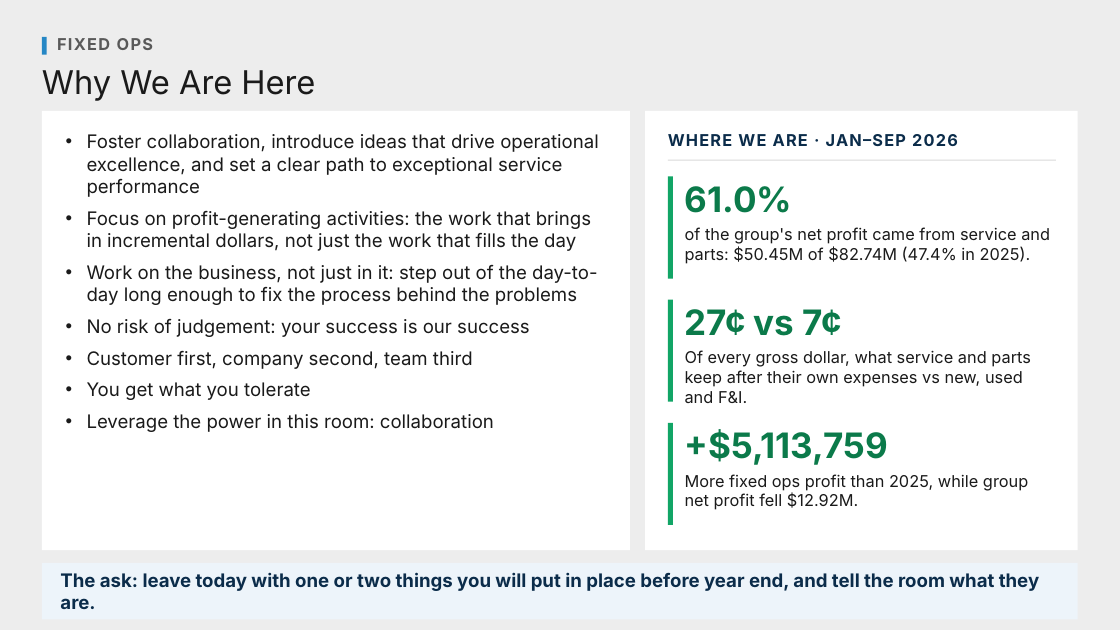
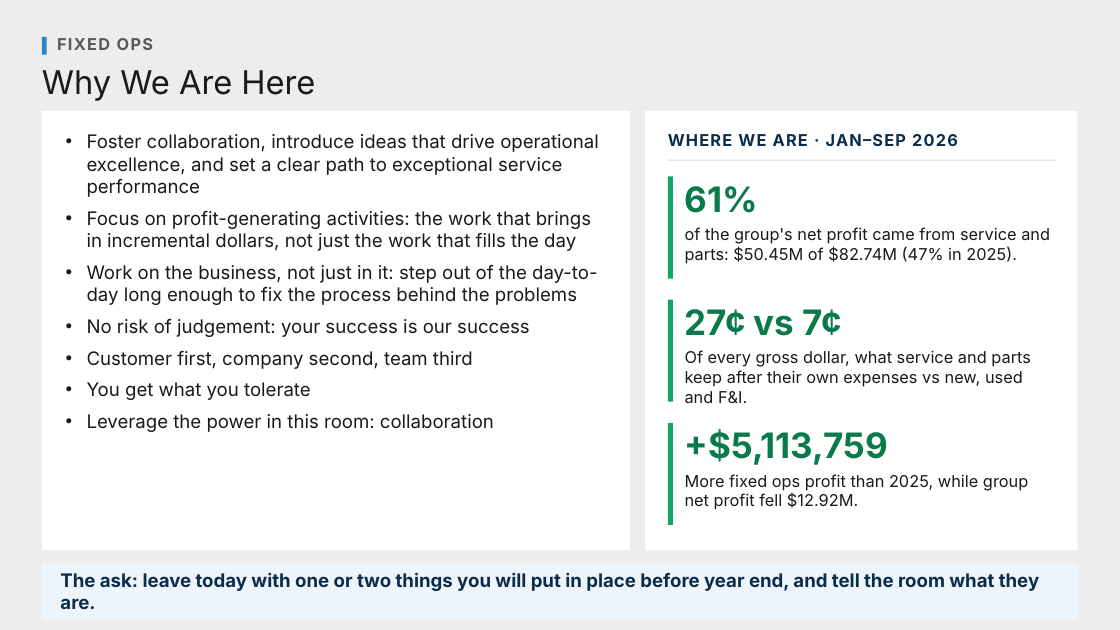
Before and after one commit to Ndresner/Noah, a slide deck: slide 3 of day2-deck/decks/Fixed Ops - Day 2 Example Test Deck.pptx. Drawn at 1120x630 pixels with LibreOffice and Linux fonts; fonts in the diff are those of the drawing. Boxes give left, top, right and bottom in pixels: in the first picture for what was removed or moved away, otherwise in the second. Text is boxed around its words. In the diff, an @@ line names an element or a change of style, - is before the commit and + after.

```diff
--- a/day2-deck/decks/Fixed Ops - Day 2 Example Test Deck.pptx
+++ b/day2-deck/decks/Fixed Ops - Day 2 Example Test Deck.pptx
@@ text at (685, 186, 758, 213): text changed @@
-61.0%
+61%
@@ text at (685, 227, 1050, 264): text changed @@
-of the group's net profit came from service and parts: $50.45M of $82.74M (47.4% in 2025).
+of the group's net profit came from service and parts: $50.45M of $82.74M (47% in 2025).
```
Also in this commit, not shown: 7 other files.
